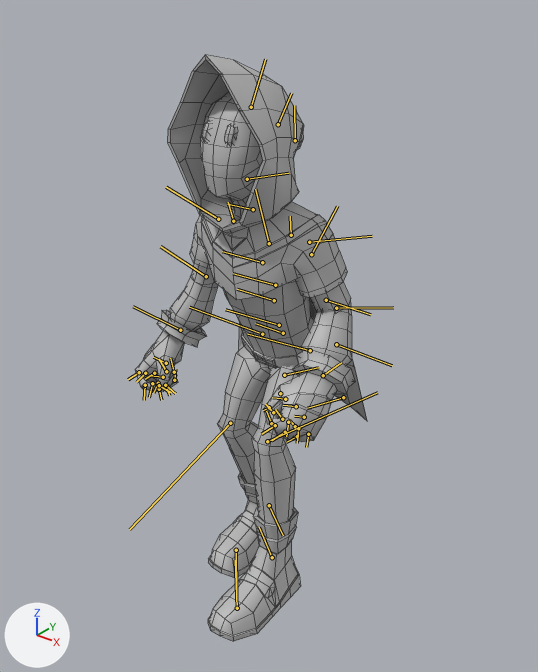
What one commit did to the FBX model Project Colour/Assets/Graphics/3D_Assets_Character/Character/Animation/CharacterAniJump.fbx.
Camera for both pictures: a camera (50 mm lens) standing at (1.49, -1.93, 2.19) and looking at (-0.02, -0.03, 1.02). Every picture has the same lights, and +X, +Y and +Z are marked at lower left. Both versions are drawn at frame 2 of the action 'Take 001'; the numbers are the values there. The bones that bend it are drawn over the model as lines. Mesh edges are drawn as thin lines.

The first picture shows 'Character.001'.
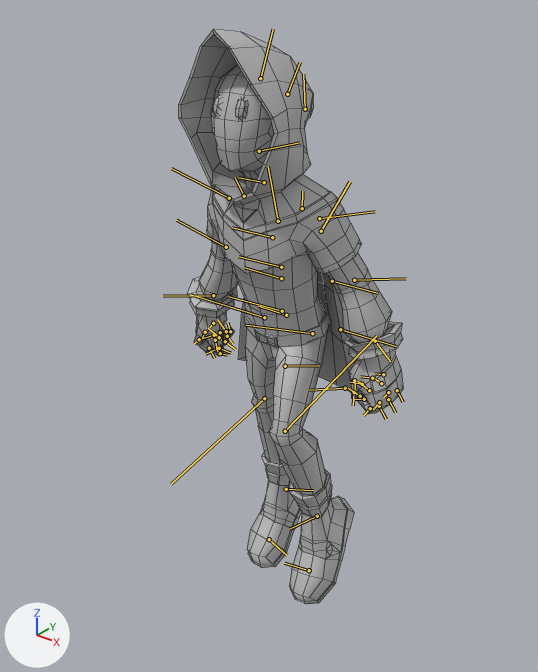
The edits, one by one:
Bone 'HipJnt' (bone_hipjnt) moves from (-9.4, 0.0, -2.6) to (-2.9, 0.0, -4.5).
Bone 'HipJnt' (bone_hipjnt) turns from (0, -21, 0) to (0, -12, 0) degrees about its own x, y and z.
Bone 'SpineJnt' (bone_spinejnt) turns from (0, 0, 0) to (0, -5, 0) degrees about its own x, y and z.
Bone 'ChestJnt' (bone_chestjnt) turns from (0, 7, 0) to (0, 5, 0) degrees about its own x, y and z.
Bone 'HeadJnt' (bone_headjnt) turns from (1, 0, 36) to (1, 0, 31) degrees about its own x, y and z.
Bone 'L_ShoulderJnt' (bone_l_shoulderjnt) turns from (0, 0, 0) to (7, -3, -9) degrees about its own x, y and z.
Bone 'L_UpperArmJnt' (bone_l_upperarmjnt) turns from (0, 0, -43) to (0, 4, -31) degrees about its own x, y and z.
Bone 'L_LowerArmJnt' (bone_l_lowerarmjnt) turns from (-1, -49, 1) to (0, -13, 0) degrees about its own x, y and z.
Bone 'L_HandJnt' (bone_l_handjnt) turns from (8, -14, 6) to (2, -3, 2) degrees about its own x, y and z.
Bone 'L_Cape1Jnt' (bone_l_cape1jnt) turns from (0, 0, 0) to (-1, -2, -4) degrees about its own x, y and z.
Bone 'R_ShoulderJnt' (bone_r_shoulderjnt) turns from (0, 0, 0) to (-7, 3, -9) degrees about its own x, y and z.
Bone 'R_UpperArmJnt' (bone_r_upperarmjnt) turns from (0, 11, -42) to (1, -2, -31) degrees about its own x, y and z.
Bone 'R_LowerArmJnt' (bone_r_lowerarmjnt) turns from (0, 23, 0) to (0, 18, 0) degrees about its own x, y and z.
Bone 'R_HandJnt' (bone_r_handjnt) turns from (-3, 11, 6) to (9, -11, -7) degrees about its own x, y and z.
Bone 'R_Cape1Jnt' (bone_r_cape1jnt) turns from (0, 0, 0) to (0, 2, -5) degrees about its own x, y and z.
Bone 'L_UpperLegJnt' (bone_l_upperlegjnt) turns from (-14, 58, -25) to (-13, 41, -23) degrees about its own x, y and z.
Bone 'L_LowerLegJnt' (bone_l_lowerlegjnt) turns from (2, 8, 34) to (2, 12, 47) degrees about its own x, y and z.
Bone 'L_FootJnt' (bone_l_footjnt) turns from (2, -2, -6) to (7, 1, -31) degrees about its own x, y and z.
Bone 'R_UpperLegJnt' (bone_r_upperlegjnt) turns from (-3, 49, -7) to (-1, 8, -2) degrees about its own x, y and z.
Bone 'R_LowerLegJnt' (bone_r_lowerlegjnt) turns from (1, 4, 42) to (0, 0, 3) degrees about its own x, y and z.
Bone 'R_FootJnt' (bone_r_footjnt) turns from (-1, -1, 13) to (3, 0, -28) degrees about its own x, y and z.

Changed parts and their boxes [x1, y1, x2, y2] in the pictures (538 x 672 px):
'Character.001', posed: before [135, 54, 367, 642]; after [179, 29, 403, 604]
bone 'HipJnt', root to tip: before (283, 333) to (255, 323); after (286, 315) to (258, 306)
bone 'SpineJnt', root to tip: before (274, 300) to (237, 289); after (281, 278) to (244, 267)
bone 'ChestJnt', root to tip: before (262, 262) to (222, 251); after (272, 237) to (232, 227)
bone 'HeadJnt', root to tip: before (247, 179) to (288, 173); after (259, 151) to (300, 142)
bone 'L_ShoulderJnt', root to tip: before (291, 235) to (290, 216); after (302, 208) to (302, 191)
bone 'L_UpperArmJnt', root to tip: before (309, 242) to (372, 236); after (319, 218) to (375, 211)
bone 'L_LowerArmJnt', root to tip: before (336, 308) to (393, 307); after (354, 280) to (406, 278)
bone 'L_HandJnt', root to tip: before (323, 375) to (341, 362); after (375, 341) to (390, 361)
bone 'L_Cape1Jnt', root to tip: before (311, 254) to (337, 206); after (321, 231) to (350, 181)
bone 'R_ShoulderJnt', root to tip: before (233, 221) to (228, 202); after (244, 196) to (235, 177)
bone 'R_UpperArmJnt', root to tip: before (218, 219) to (166, 187); after (229, 198) to (171, 168)
bone 'R_LowerArmJnt', root to tip: before (206, 276) to (160, 246); after (226, 247) to (176, 220)
bone 'R_HandJnt', root to tip: before (180, 330) to (133, 306); after (213, 295) to (163, 296)
bone 'R_Cape1Jnt', root to tip: before (269, 243) to (255, 189); after (278, 221) to (268, 166)
bone 'L_UpperLegJnt', root to tip: before (310, 350) to (248, 334); after (312, 333) to (246, 325)
bone 'L_LowerLegJnt', root to tip: before (267, 441) to (377, 392); after (285, 431) to (376, 336)
bone 'L_FootJnt', root to tip: before (272, 557) to (259, 527); after (317, 516) to (289, 529)
bone 'R_UpperLegJnt', root to tip: before (262, 334) to (189, 307); after (264, 317) to (190, 294)
bone 'R_LowerLegJnt', root to tip: before (230, 423) to (129, 529); after (264, 398) to (171, 484)
bone 'R_FootJnt', root to tip: before (269, 505) to (283, 535); after (286, 489) to (313, 490)
